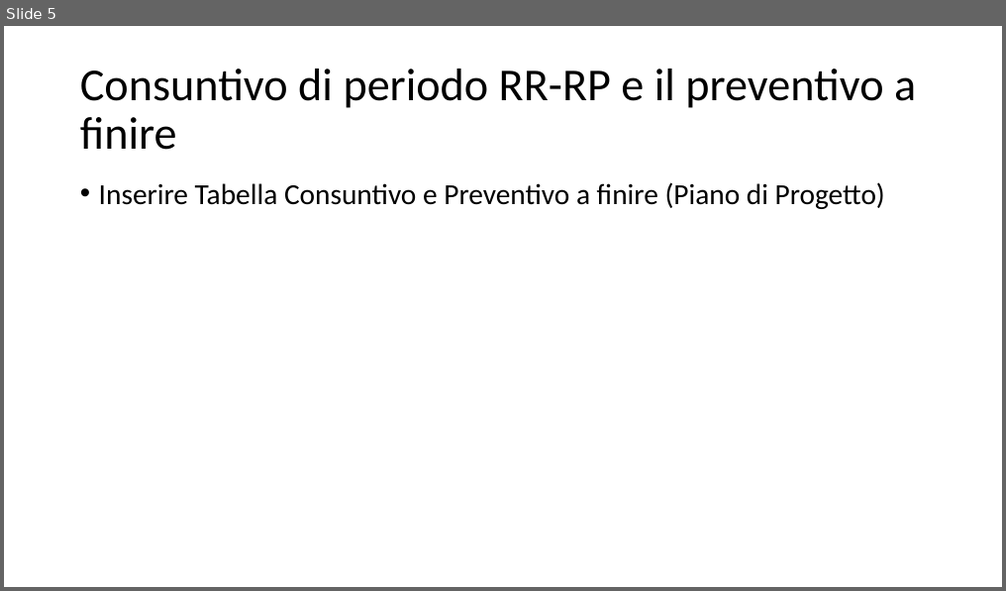
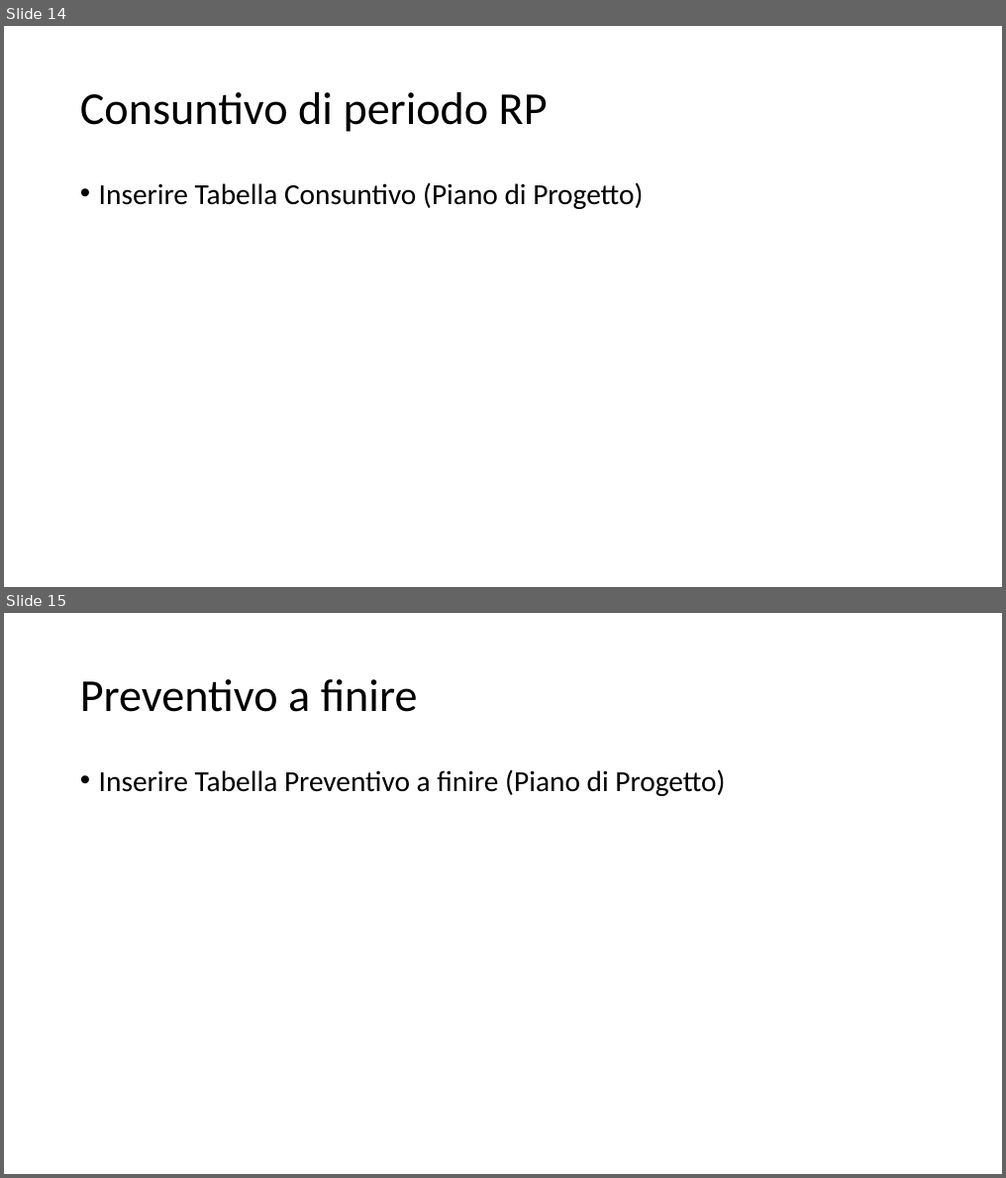
Before and after one commit to Italiaracerx/progettoSWE, a slide deck: Presentazioni/Presentazione RP 19-03-2018.pptx. Shown one above the other, each under a label of ours: slide 5 before the commit, slides 14 and 15 after it. The pictures are 1006x591 and 1006x1178 pixels, drawn with LibreOffice and Linux fonts; fonts in the diff are those of the drawing. Boxes give left, top, right and bottom in pixels: in the first picture for what was removed or moved away, otherwise in the second. Text is boxed around its words. In the diff, an @@ line names an element or a change of style, - is before the commit and + after.

```diff
--- a/Presentazioni/Presentazione RP 19-03-2018.pptx
+++ b/Presentazioni/Presentazione RP 19-03-2018.pptx
@@ slide 15 added at <box>4,613,1002,1174</box>, background #FFFFFF @@
@@ title added at <box>80,679,418,712</box>, 44 pt, text #000000 @@
+Preventivo a finire
@@ text added at <box>99,769,725,796</box>, 28 pt, text #000000 @@
+• Inserire Tabella Preventivo a finire (Piano di Progetto)
@@ what was slide 5 is now slide 14 @@
@@ slide 14 changed as well @@
@@ title at <box>80,92,548,132</box>: text changed @@
-Consuntivo di periodo RR-RP e il preventivo a finire
+Consuntivo di periodo RP
@@ text at <box>99,182,643,209</box>: text changed @@
-• Inserire Tabella Consuntivo e Preventivo a finire (Piano di Progetto)
+• Inserire Tabella Consuntivo (Piano di Progetto)
```
Also in this commit, not shown: 4 other slides changed, 9 other slides added.
